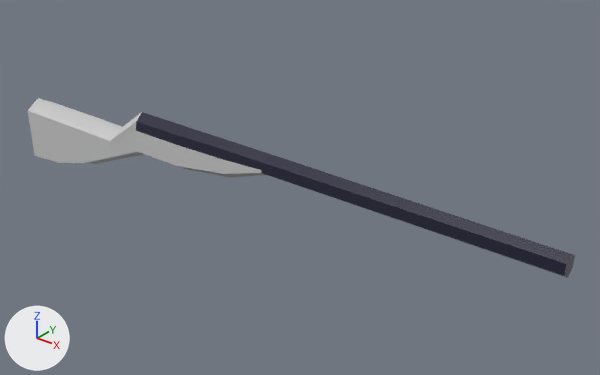
The FBX model Assets/Shotgun.FBX as it was, and as the next commit left it.
Camera for both pictures: a 50 mm lens placed at (0.386, -0.282, 0.21), pointed at (0.158, 0.003, 0.033). Arrows for +X, +Y and +Z are at lower left; the lights stay in place. Where no turn or scale is listed for an object, it has been applied to the vertices.

In view in the first picture: 'Shotgun'.
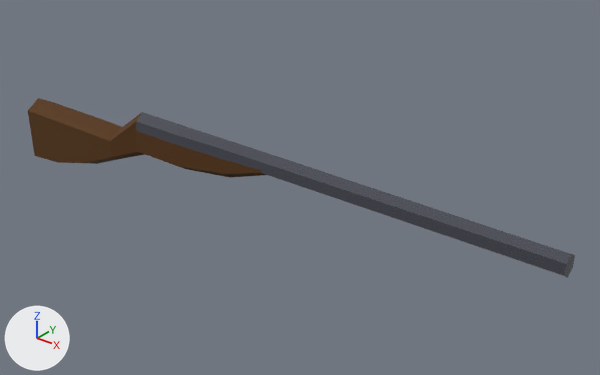
Changed parts and their boxes (x1, y1, x2, y2) in the pictures (600 x 375 px):
part 1 of me_mesh, recoloured (blue to grey): (136, 112, 575, 278) in both
part 2 of me_mesh, recoloured (grey to brown): (28, 98, 266, 178) in both

Diff of the bpy script that builds the scene:
```diff
--- a/Assets/Shotgun.FBX.py
+++ b/Assets/Shotgun.FBX.py
@@ mat_stock @@
+mat_stock = principled_material('Stock')
+mat_stock.base_color = (0.0902, 0.0314, 0.0)  # brown #553200
+mat_stock.roughness = 0.859
@@ mat_barrel @@
+mat_barrel = principled_material('Barrel')
+mat_barrel.base_color = (0.0667, 0.0706, 0.0902)  # dark grey #494b55
+mat_barrel.roughness = 0.0
@@ me_mesh @@
 me_mesh.from_pydata(...)  # 89 vertices, 88 faces; spans x -0.014..0.31, y -0.024..-0.006, z -0.008..0.042
 # used by ob_shotgun; location = (-0.0105, 0.0, 0.0143)
+# me_mesh part 1: all 24 faces that had it switch from mat_01___default (dark blue #26263d) to mat_barrel (dark grey #494b55)
+# me_mesh part 2: all 64 faces that had it switch from mat_material__55 (light grey #cacaca) to mat_stock (brown #553200)
```
